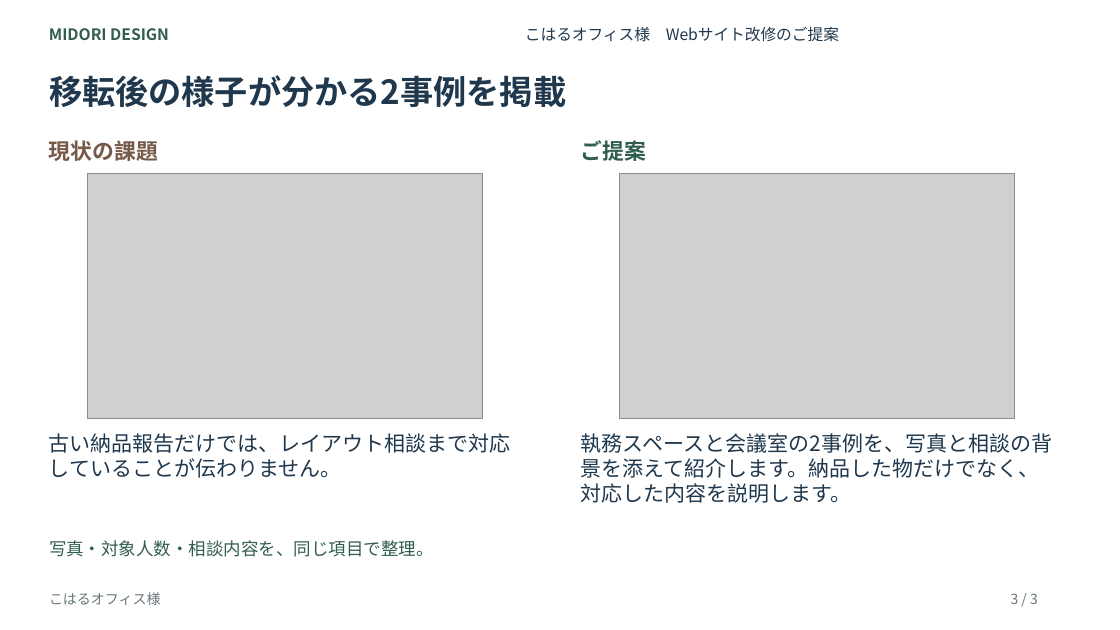
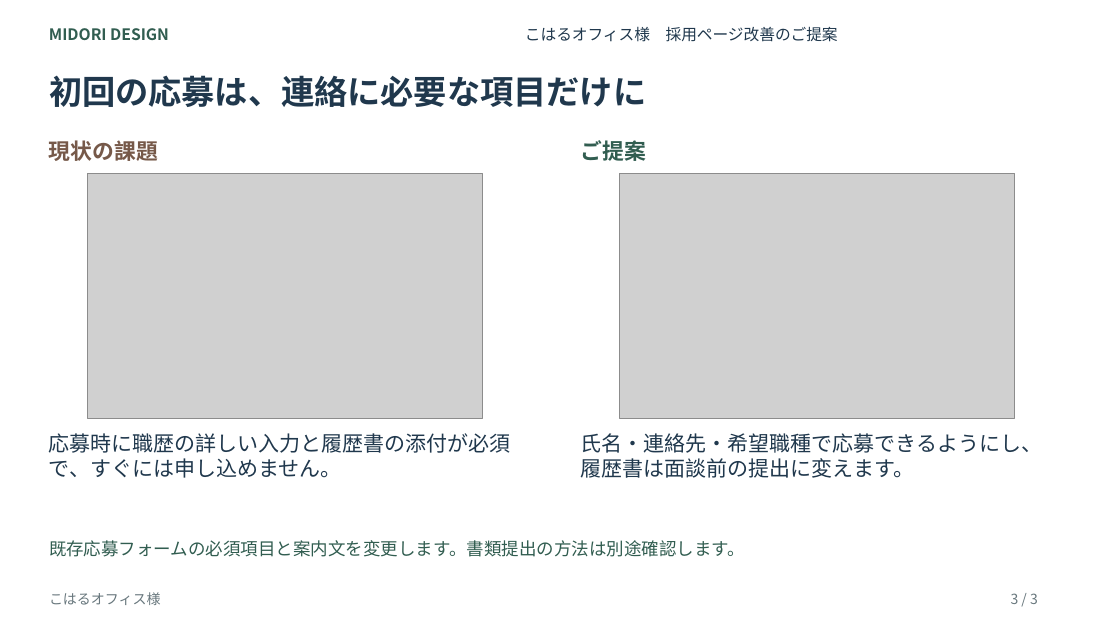
Before and after one commit to axhiz-dev/ishida-takuya, a slide deck: slide 3 of public/business/proposals/past.pptx. Drawn at 1120x630 pixels with LibreOffice and Linux fonts; fonts in the diff are those of the drawing; grey boxes stand for pictures. Boxes give left, top, right and bottom in pixels: in the first picture for what was removed or moved away, otherwise in the second. Text is boxed around its words. In the diff, an @@ line names an element or a change of style, - is before the commit and + after.

```diff
--- a/public/business/proposals/past.pptx
+++ b/public/business/proposals/past.pptx
@@ text at [525, 26, 838, 42]: text changed @@
-こはるオフィス様 Webサイト改修のご提案
+こはるオフィス様 採用ページ改善のご提案
@@ text at [49, 75, 646, 107]: text changed @@
-移転後の様子が分かる2事例を掲載
+初回の応募は、連絡に必要な項目だけに
@@ text at [49, 433, 511, 478]: text changed @@
-古い納品報告だけでは、レイアウト相談まで対応していることが伝わりません。
+応募時に職歴の詳しい入力と履歴書の添付が必須で、すぐには申し込めません。
@@ text at [581, 433, 1043, 478]: text changed @@
-執務スペースと会議室の2事例を、写真と相談の背景を添えて紹介します。納品した物だけでなく、対応した内容を説明します。
+氏名・連絡先・希望職種で応募できるようにし、履歴書は面談前の提出に変えます。
@@ text at [49, 540, 745, 557]: text changed @@
-写真・対象人数・相談内容を、同じ項目で整理。
+既存応募フォームの必須項目と案内文を変更します。書類提出の方法は別途確認します。
```
Also in this commit, not shown: 2 other slides changed, 27 other files.
